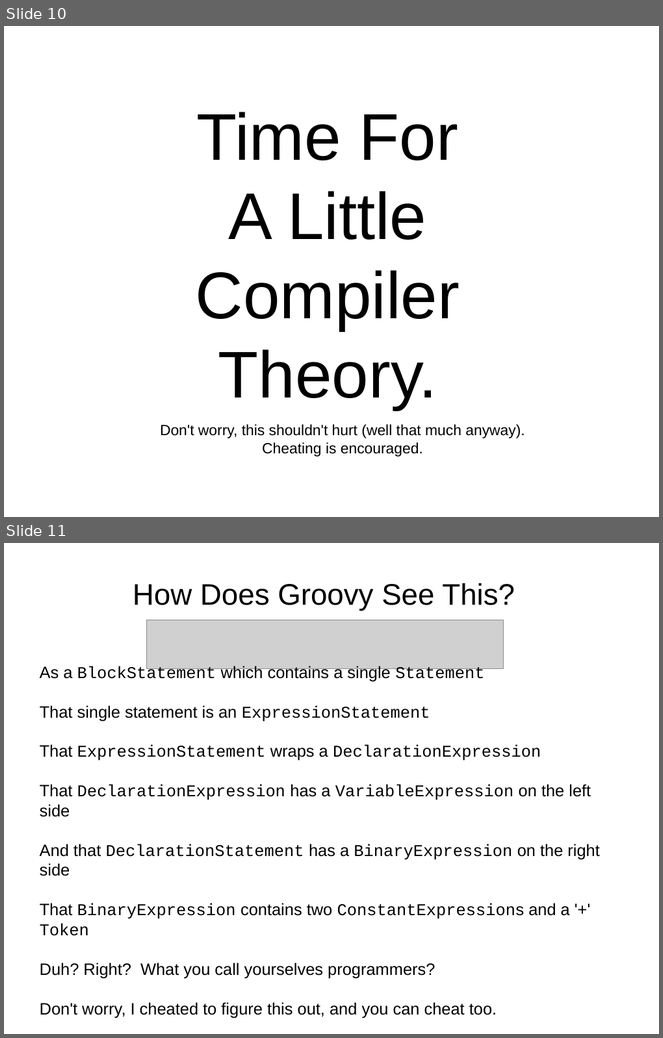
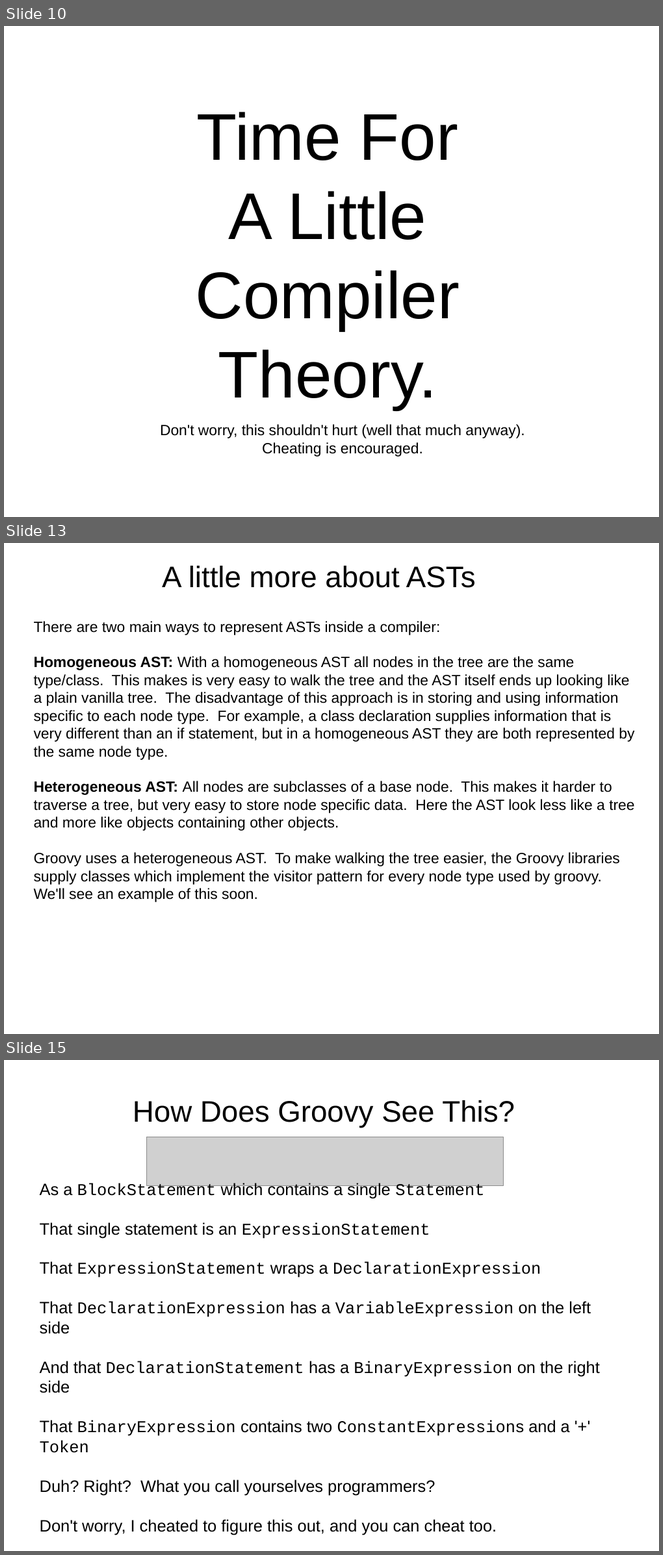
Before and after one commit to dwclark/AstTransformations, a slide deck: ast.odp. Shown one above the other, each under a label of ours: slides 10 and 11 before the commit, slides 10, 13 and 15 after it; the slides between them are not shown. The pictures are 663x1038 and 663x1555 pixels, drawn with LibreOffice and Linux fonts; fonts in the diff are those of the drawing; grey boxes stand for pictures. Boxes give left, top, right and bottom in pixels: in the first picture for what was removed or moved away, otherwise in the second. Text is boxed around its words. In the diff, an @@ line names an element or a change of style, - is before the commit and + after.

```diff
--- a/ast.odp
+++ b/ast.odp
@@ slide 13 added at (4,543,659,1034), background #FFFFFF @@
@@ text added at (162,566,476,588), 36 pt, text #000000 @@
+A little more about ASTs
@@ text added at (34,621,634,885), 18 pt, text #000000 @@
+There are two main ways to represent ASTs inside a compiler:
+Homogeneous AST: With a homogeneous AST all nodes in the tree are the same type/class. This makes is very easy to walk the tree and the AST itself ends up looking like a plain vanilla tree. The disadvantage of this approach is in storing and using information specific to each node type. For example, a class declaration supplies information that is very different than an if statement, but in a homogeneous AST they are both represented by the same node type.
+Heterogeneous AST: All nodes are subclasses of a base node. This makes it harder to traverse a tree, but very easy to store node specific data. Here the AST look less like a tree and more like objects containing other objects.
+Groovy uses a heterogeneous AST. To make walking the tree easier, the Groovy libraries supply classes which implement the visitor pattern for every node type used by groovy. We'll see an example of this soon.
@@ what was slide 11 is now slide 15 @@
```
Also in this commit, not shown: 1 slide changed, 3 other slides added.
